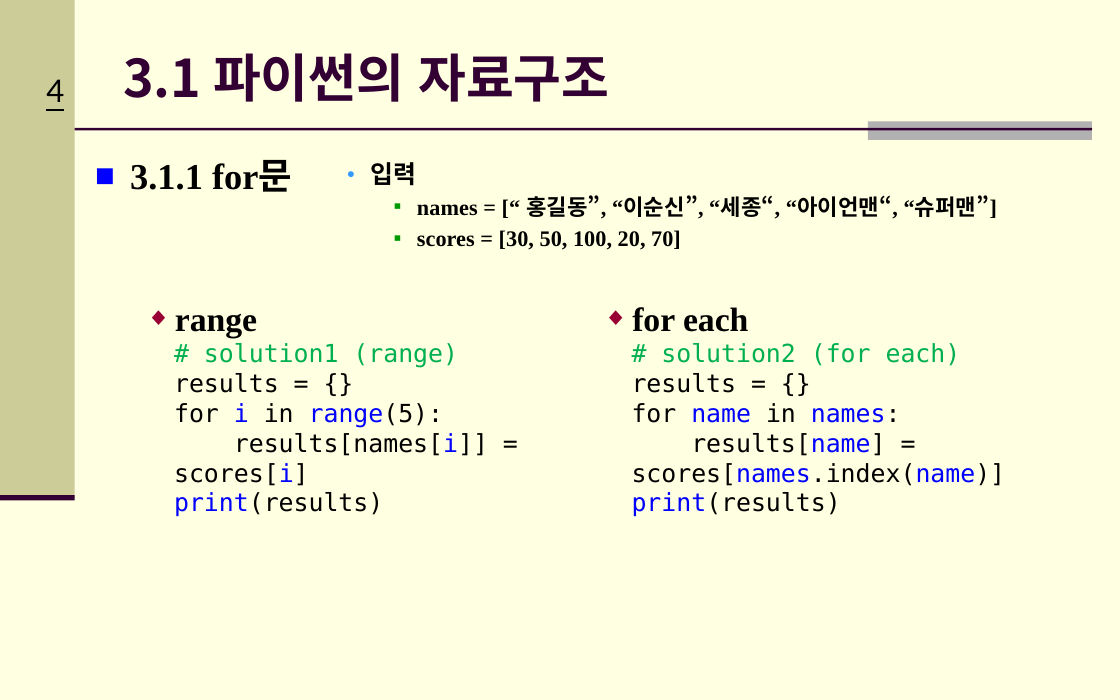
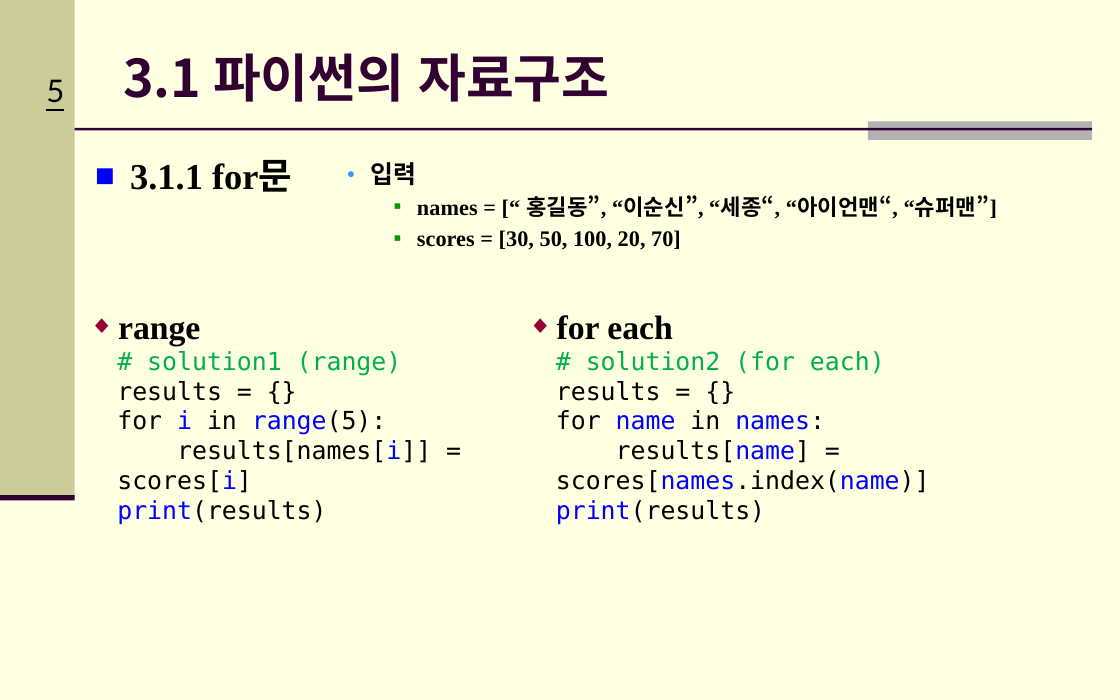
Before and after one commit to Hitbee-dev/OpenCV-Python, a slide deck: slide 5 of 2022-09-20/documents/CH_03_파이썬 기초_실습2.pptx (slide 4 before the commit). Drawn at 1120x700 pixels with LibreOffice and Linux fonts; fonts in the diff are those of the drawing; background and template pictures are left out. Boxes give left, top, right and bottom in pixels: in the first picture for what was removed or moved away, otherwise in the second. Text is boxed around its words. In the diff, an @@ line names an element or a change of style, - is before the commit and + after.

```diff
--- a/2022-09-20/documents/CH_03_파이썬 기초_실습2.pptx
+++ b/2022-09-20/documents/CH_03_파이썬 기초_실습2.pptx
@@ page number at box(46, 79, 64, 103): text changed @@
-4
+5
@@ text "range": place and size @@
-text "range" at box(175, 313, 257, 337)
+text "range" at box(118, 322, 200, 345)
@@ text "for each": place and size @@
-text "for each" at box(632, 307, 748, 332)
+text "for each" at box(557, 315, 672, 340)
@@ text "# solution1 (range)": place and size @@
-text "# solution1 (range)" at box(174, 343, 488, 517)
+text "# solution1 (range)" at box(117, 351, 431, 525)
@@ text "# solution2 (for each)": place and size @@
-text "# solution2 (for each)" at box(632, 343, 1006, 517)
+text "# solution2 (for each)" at box(556, 351, 930, 525)
```
Also in this commit, not shown: 3 slides added, 1 slide removed, 1 other file.
